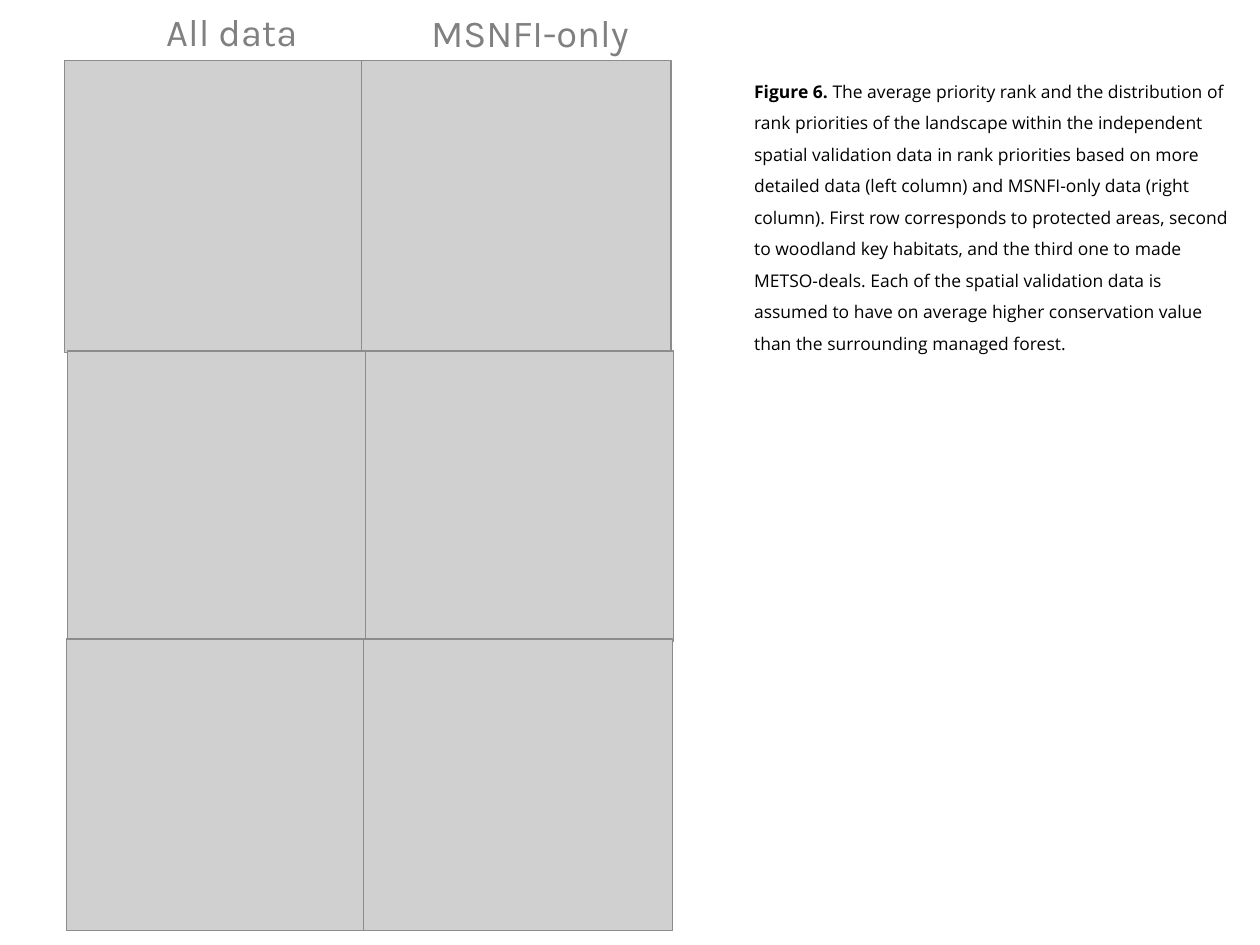
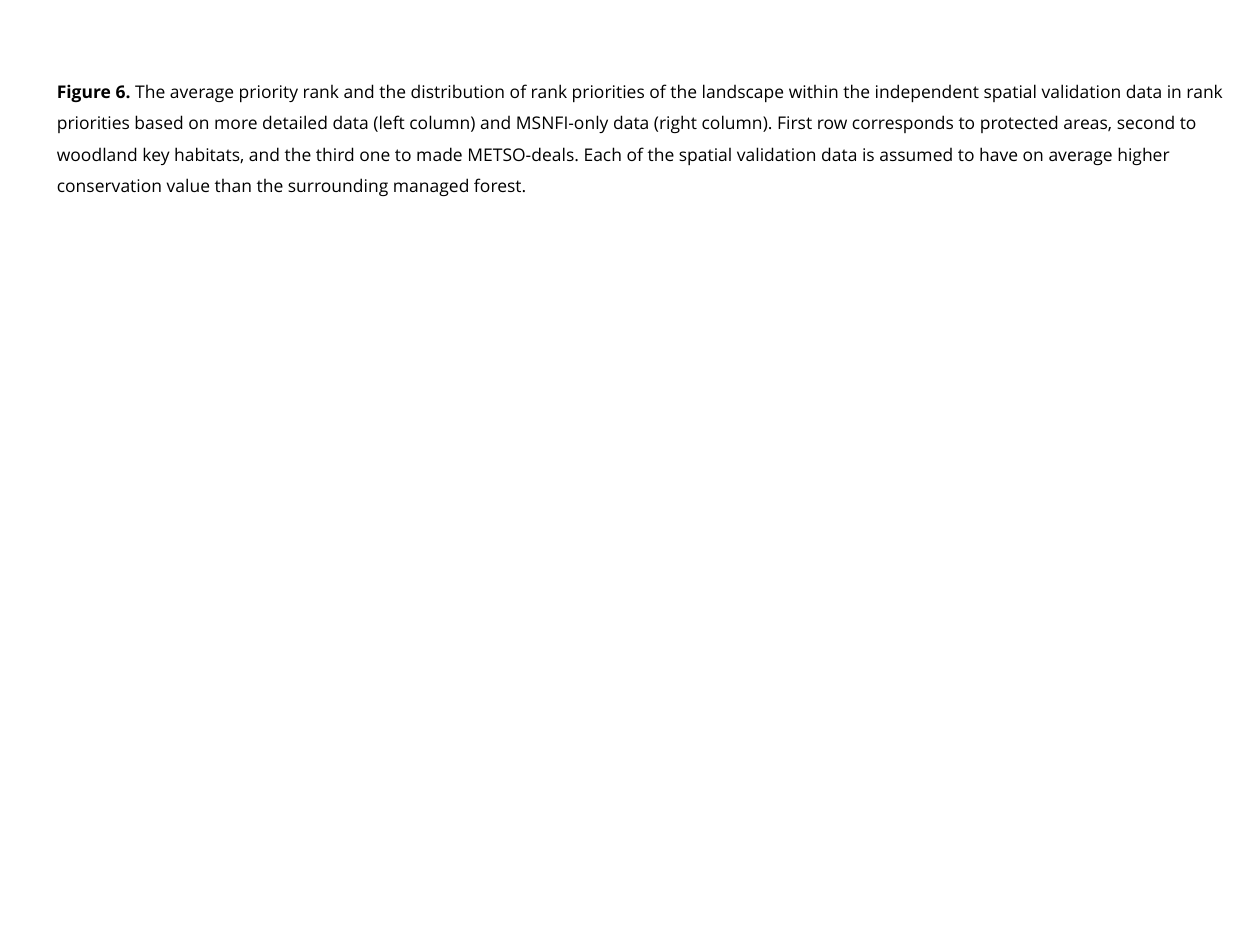
Before and after one commit to jlehtoma/validityms, a slide deck: slide 31 of reports/validity_ms_outline.ppt (slide 30 before the commit). Drawn at 1260x945 pixels with LibreOffice and Linux fonts; fonts in the diff are those of the drawing; grey boxes stand for pictures. Boxes give left, top, right and bottom in pixels: in the first picture for what was removed or moved away, otherwise in the second. Text is boxed around its words. In the diff, an @@ line names an element or a change of style, - is before the commit and + after.

```diff
--- a/reports/validity_ms_outline.ppt
+++ b/reports/validity_ms_outline.ppt
@@ text removed at [166, 20, 297, 47] @@
-All data
@@ text removed at [431, 21, 628, 56] @@
-MSNFI-only
@@ text "Figure 6. The average priority ..." rewrapped from [754, 84, 1227, 355] to [57, 84, 1222, 197] @@
@@ picture removed at [65, 61, 375, 353] @@
@@ picture removed at [361, 61, 671, 353] @@
@@ picture removed at [67, 351, 376, 641] @@
@@ picture removed at [366, 351, 675, 641] @@
@@ picture removed at [66, 639, 375, 931] @@
@@ picture removed at [364, 639, 672, 931] @@
```
Also in this commit, not shown: 15 other slides changed, 1 slide added.
